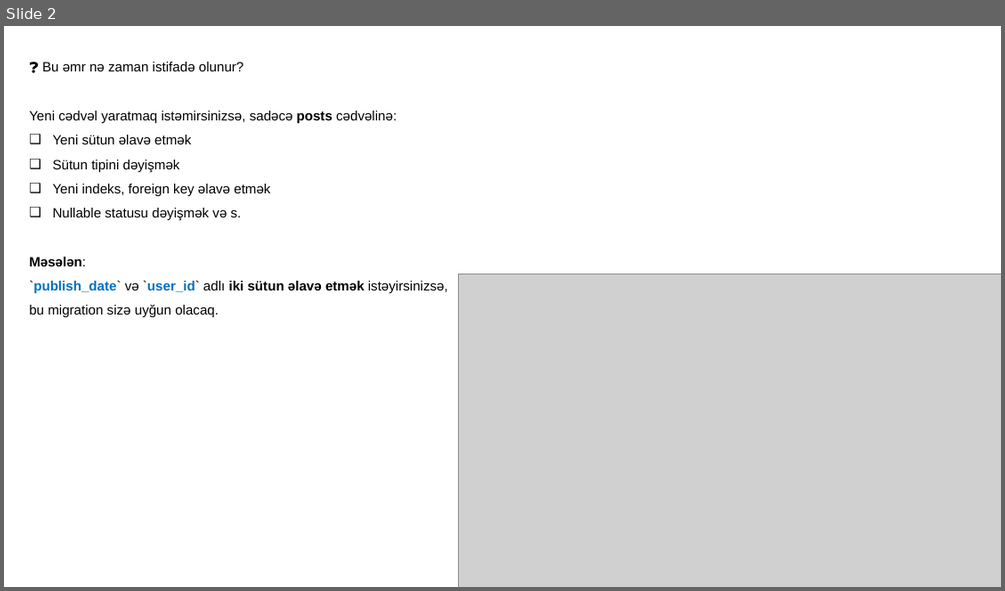
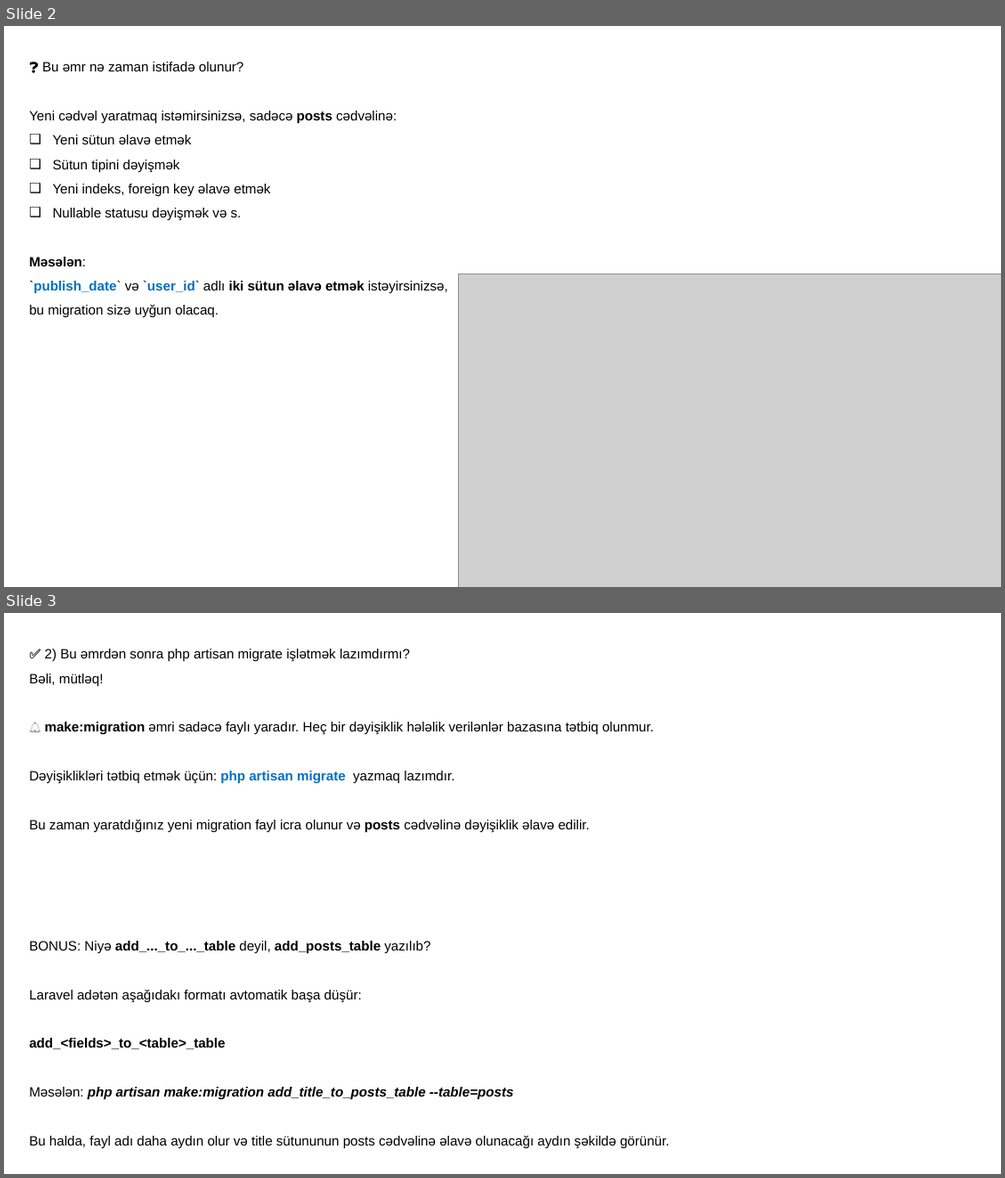
Before and after one commit to codeurient/Vendor-E-commerce, a slide deck: .lessons/15 Fundamental Database - Migration and Seeding/5 Adding Columns To Existing Tables Using Migration/1.pptx. Shown one above the other, each under a label of ours: slide 2 before the commit, slides 2 and 3 after it. The pictures are 1005x591 and 1005x1178 pixels, drawn with LibreOffice and Linux fonts; fonts in the diff are those of the drawing; grey boxes stand for pictures. Boxes give left, top, right and bottom in pixels: in the first picture for what was removed or moved away, otherwise in the second. Text is boxed around its words. In the diff, an @@ line names an element or a change of style, - is before the commit and + after.

```diff
--- a/.lessons/15 Fundamental Database - Migration and Seeding/5 Adding Columns To Existing Tables Using Migration/1.pptx
+++ b/.lessons/15 Fundamental Database - Migration and Seeding/5 Adding Columns To Existing Tables Using Migration/1.pptx
@@ slide 3 added at <box>4,613,1001,1174</box>, background #FFFFFF @@
@@ text added at <box>29,649,670,1148</box>, 13 pt, text #000000 @@
+✅ 2) Bu əmrdən sonra php artisan migrate işlətmək lazımdırmı?
+Bəli, mütləq!
+🔔 make:migration əmri sadəcə faylı yaradır. Heç bir dəyişiklik hələlik verilənlər bazasına tətbiq olunmur.
+Dəyişiklikləri tətbiq etmək üçün: php artisan migrate yazmaq lazımdır.
+Bu zaman yaratdığınız yeni migration fayl icra olunur və posts cədvəlinə dəyişiklik əlavə edilir.
+BONUS: Niyə add_..._to_..._table deyil, add_posts_table yazılıb?
+Laravel adətən aşağıdakı formatı avtomatik başa düşür:
+add_<fields>_to_<table>_table
+Məsələn: php artisan make:migration add_title_to_posts_table --table=posts
+Bu halda, fayl adı daha aydın olur və title sütununun posts cədvəlinə əlavə olunacağı aydın şəkildə görünür.
```
Also in this commit, not shown: 1 other file.
